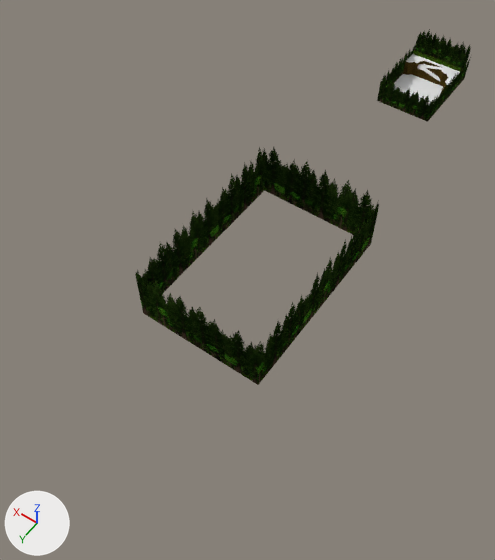
A saved change to the Blender file Blends/level-8.blend.
Rendered twice from a 50 mm camera at (-172.0, 513.0, 380.0) aimed at (15.0, 251.0, -32.0). The axes (+X, +Y, +Z) are drawn at lower left. The lights are the same throughout. The first picture is the older version.

The first picture shows 'level-8', 'level-8-tree-wall'.
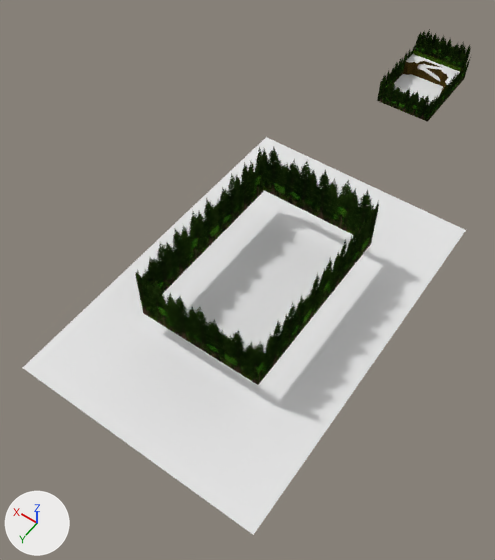
Commit message: working on level 8

Location of each change, [x1, y1, x2, y2] in pixels of the pictures (495 x 560 px):
'level-8', reshaped
    before: [394, 54, 460, 104]
    after: [23, 54, 466, 535]
part 1 of me_level_8, added
    after: [23, 137, 466, 535]

Edits to the bpy script that builds the scene:
```text
Change me_level_8:
    used by ob_level_8; location = (0.0, 0.0, 0.0)
    verts and faces of me_level_8; kept vertices keep their numbers, new ones are numbered from 188
    remove me_level_8.from_pydata(...)  # 188 vertices, 168 faces; spans x -24.5..24.5, y -21.0..42.0, z 0.0..13.0
    add me_level_8.from_pydata(...)  # 192 vertices, 169 faces; spans x -98.0..98.0, y -21.0..403.6, z -33.0..13.0
    me_level_8 part 1
    add verts[188] = (-98.0, 106.0, -33.0)  # pixel (466, 230)
    add verts[189] = (98.0, 106.0, -33.0)  # pixel (266, 137)
    add verts[190] = (-98.0, 403.6, -33.0)  # pixel (253, 534)
    add verts[191] = (98.0, 403.6, -33.0)  # pixel (22, 367)
    add faces += [(188, 189, 191, 190)]  # mat_terrain (its picture is missing)
```
